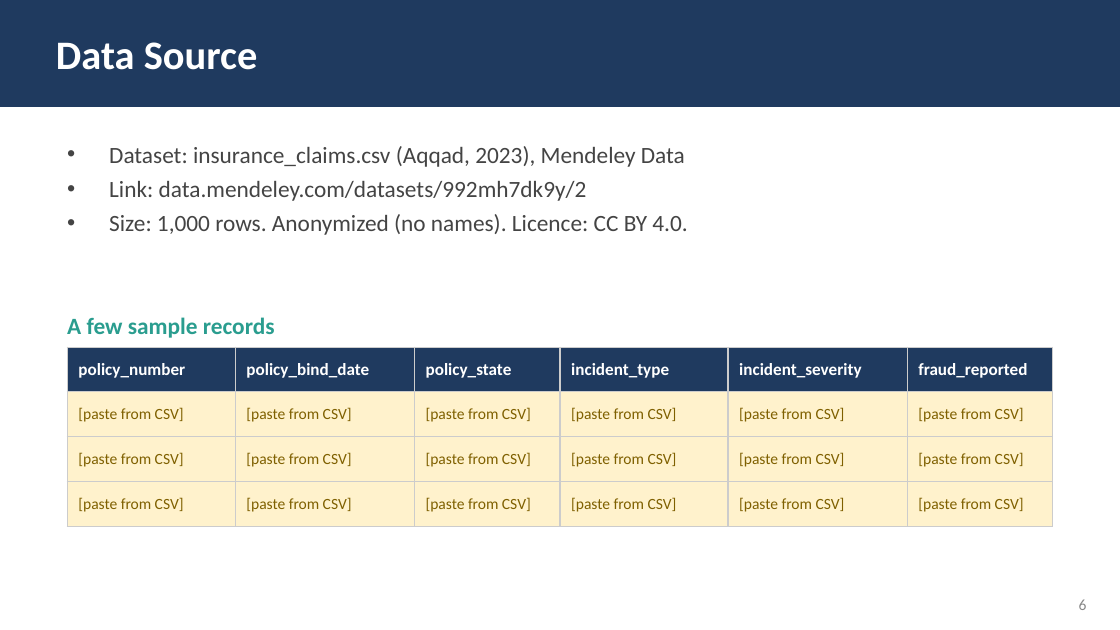
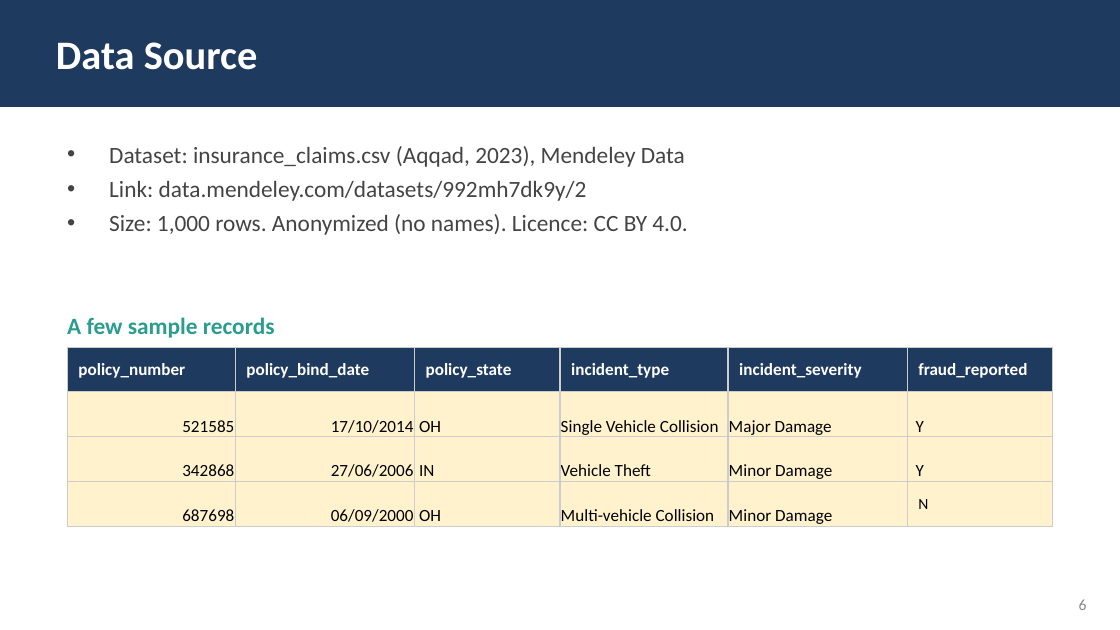
Before and after one commit to anselmemahoro-cpu/anselme_29558_claimGuard, a slide deck: slide 6 of docs/presentation/ClaimGuard_Presentation.pptx. Drawn at 1120x630 pixels with LibreOffice and Linux fonts; fonts in the diff are those of the drawing. Boxes give left, top, right and bottom in pixels: in the first picture for what was removed or moved away, otherwise in the second. Text is boxed around its words. In the diff, an @@ line names an element or a change of style, - is before the commit and + after.

```diff
--- a/docs/presentation/ClaimGuard_Presentation.pptx
+++ b/docs/presentation/ClaimGuard_Presentation.pptx
@@ table at (x1=67, y1=347, x2=1053, y2=528) @@
-row 2: [paste from CSV] | [paste from CSV] | [paste from CSV] | [paste from CSV] | [paste from CSV] | [paste from CSV]
+row 2: 521585 | 17/10/2014 | OH | Single Vehicle Collision | Major Damage | Y
-row 3: [paste from CSV] | [paste from CSV] | [paste from CSV] | [paste from CSV] | [paste from CSV] | [paste from CSV]
+row 3: 342868 | 27/06/2006 | IN | Vehicle Theft | Minor Damage | Y
-row 4: [paste from CSV] | [paste from CSV] | [paste from CSV] | [paste from CSV] | [paste from CSV] | [paste from CSV]
+row 4: 687698 | 06/09/2000 | OH | Multi-vehicle Collision | Minor Damage | N
```
